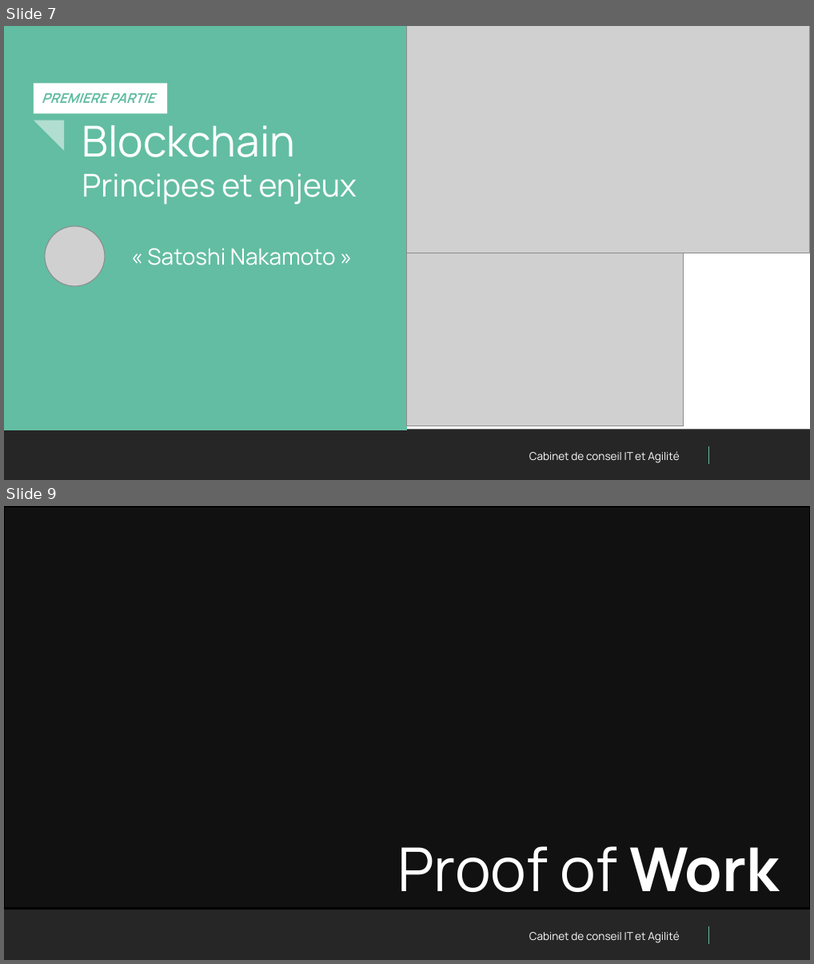
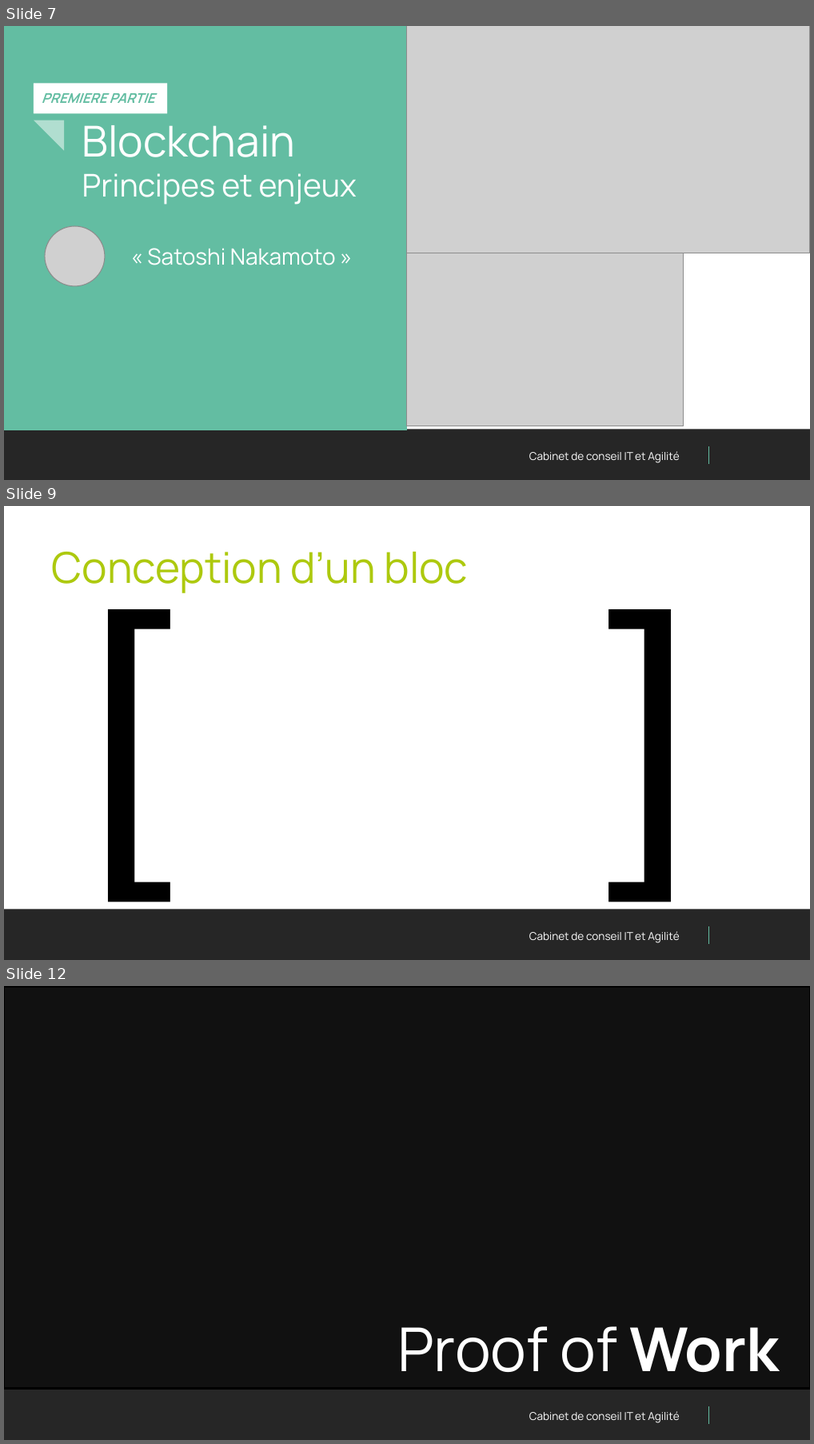
Before and after one commit to PaulFasola/Techlabs, a slide deck: Blockchain101+SmartContracts/Presentation/Techlab Blockchain.pptx. Shown one above the other, each under a label of ours: slides 7 and 9 before the commit, slides 7, 9 and 12 after it; the slides between them are not shown. The pictures are 814x964 and 814x1444 pixels, drawn with LibreOffice and Linux fonts; fonts in the diff are those of the drawing; grey boxes stand for pictures; background and template pictures are left out; a plain dark background stands for a picture behind light text. Boxes give left, top, right and bottom in pixels: in the first picture for what was removed or moved away, otherwise in the second. Text is boxed around its words. In the diff, an @@ line names an element or a change of style, - is before the commit and + after.

```diff
--- a/Blockchain101+SmartContracts/Presentation/Techlab Blockchain.pptx
+++ b/Blockchain101+SmartContracts/Presentation/Techlab Blockchain.pptx
@@ slide 9 added at bbox=[4, 506, 810, 960], background #FFFFFF; not listed: 3 template elements that a slide beside it also shows @@
@@ text added at bbox=[78, 520, 710, 908], 280 pt, text #000000 @@
+[ ]
@@ title added at bbox=[52, 552, 469, 593], 38 pt, text #ADC90E @@
+Conception d’un bloc
@@ what was slide 9 is now slide 12 @@
```
Also in this commit, not shown: 2 slides changed, 3 other slides added, 1 slide removed.
